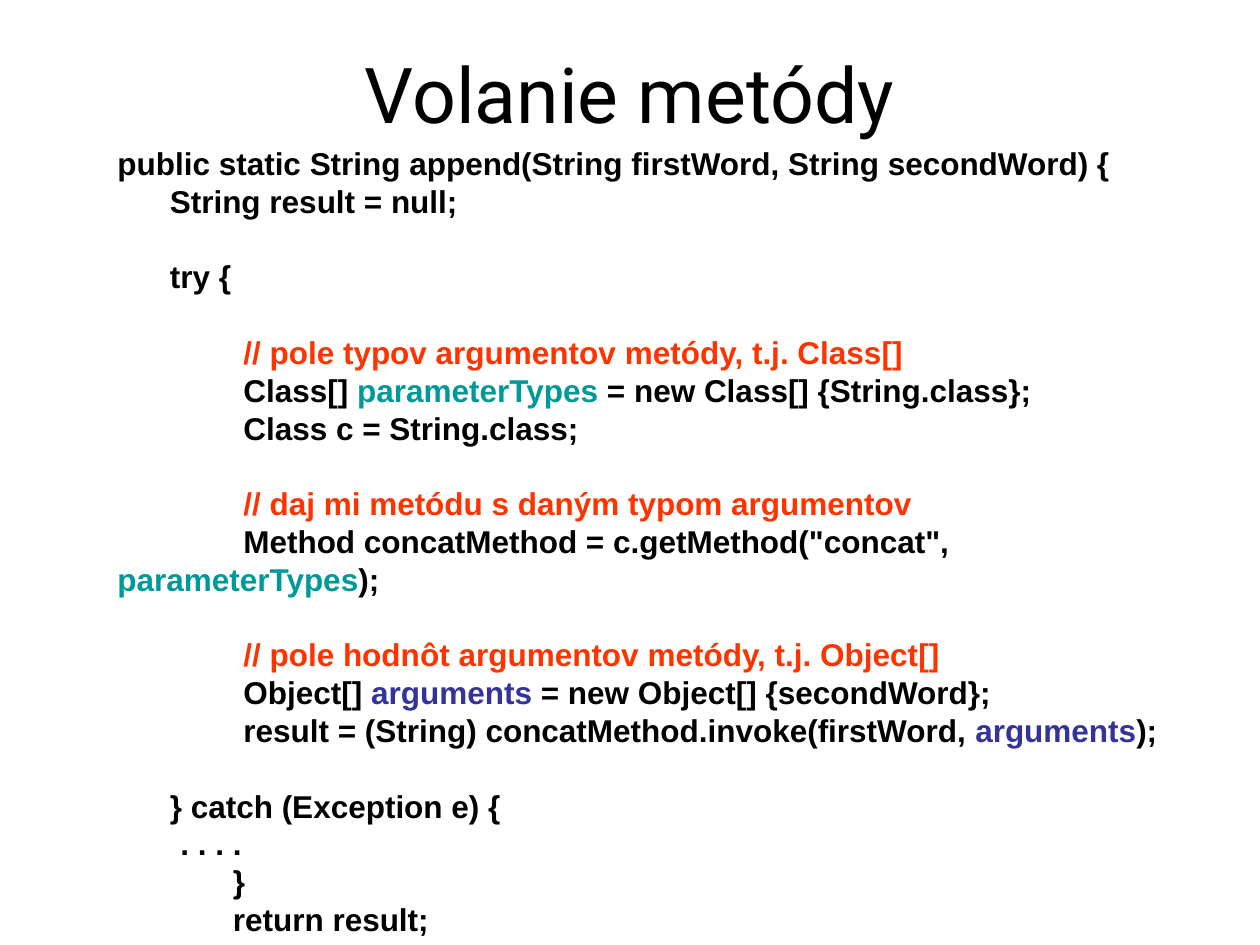
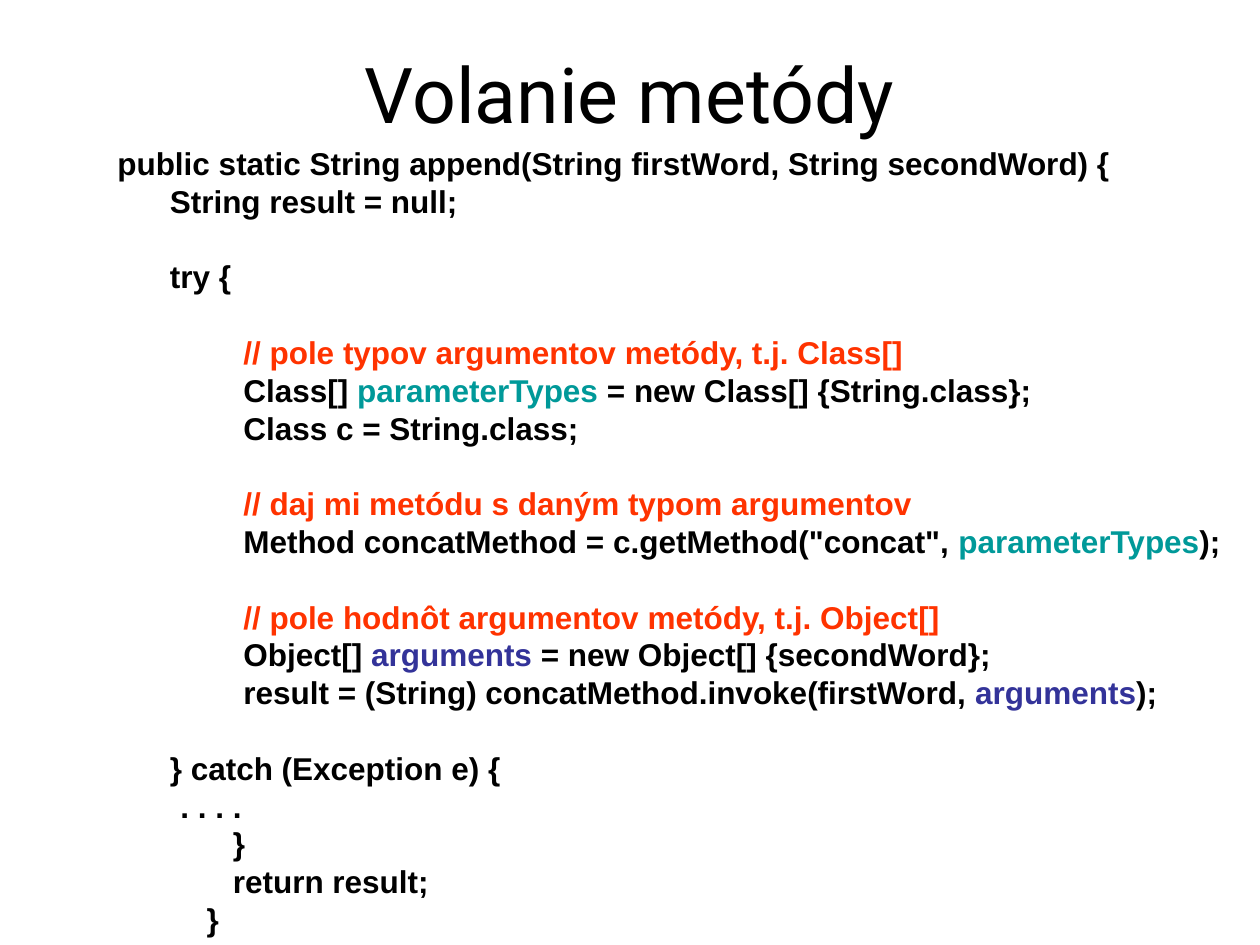
Before and after one commit to Programovanie4/Prednasky, a slide deck: slide 15 of 13/13_java.ppt (slide 14 before the commit). Drawn at 1260x945 pixels with LibreOffice and Linux fonts; fonts in the diff are those of the drawing. Boxes give left, top, right and bottom in pixels: in the first picture for what was removed or moved away, otherwise in the second. Text is boxed around its words. In the diff, an @@ line names an element or a change of style, - is before the commit and + after.

```diff
--- a/13/13_java.ppt
+++ b/13/13_java.ppt
@@ text "public static String append(String firstWord, ..." rewrapped from (117,152,1157,936) to (117,152,1220,898) @@
```
Also in this commit, not shown: 6 other slides changed, 2 slides added, 1 other file.
